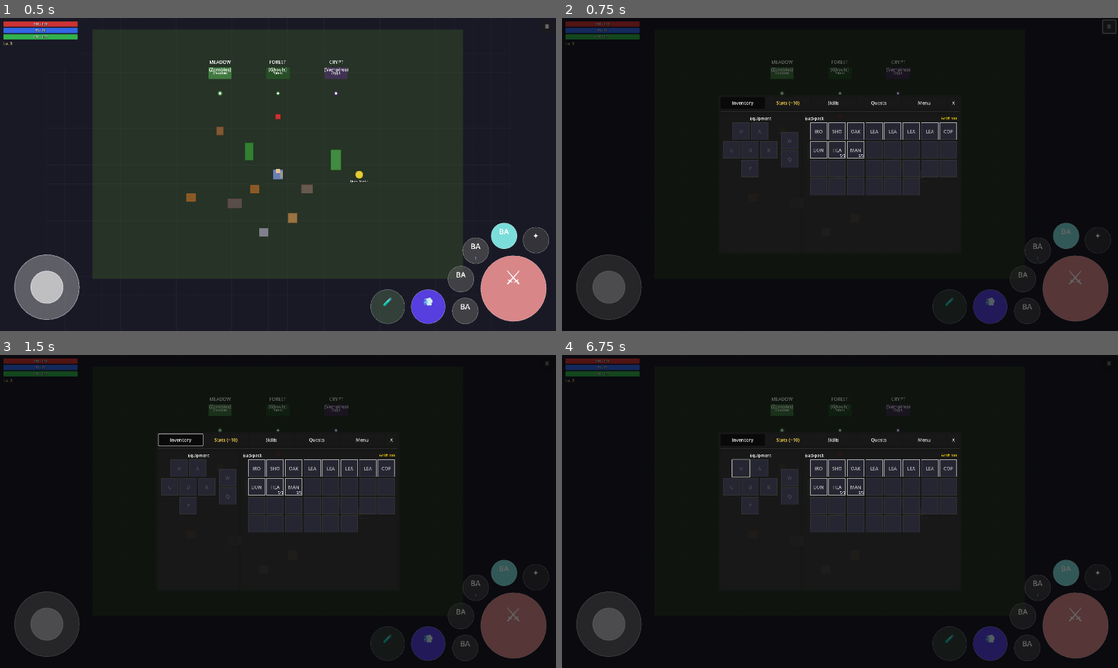
Above: before the commit, frames 1-4 (two rows, left to right).
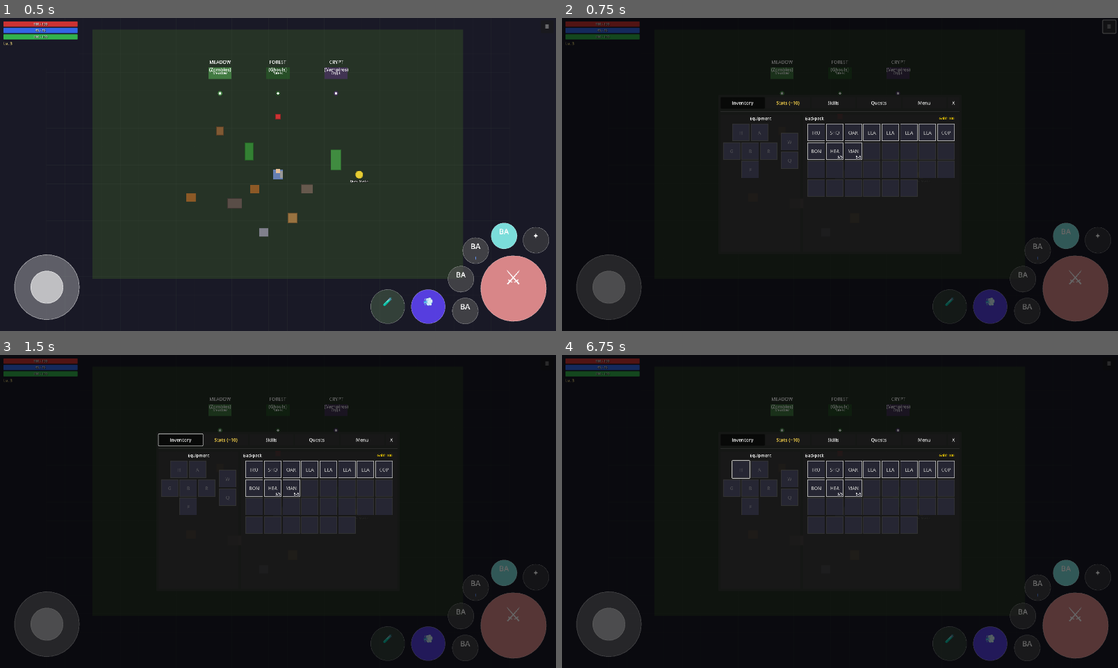
Above: after the commit, the same moments.

Repository: MatousHruska/MobileTestia
Game: Godot game, scene res://scenes/world/test_zone.tscn
Same seed, same stepped clock (60 frames per second), same inputs: the game is played once before the commit and once after it.
Inputs:
- Up to frame 1 (0.5 s): no input
- Up to frame 2 (0.75 s): click "☰" at 0.5 s
- Up to frame 3 (1.5 s): click "Inventory" at 1.25 s
- Up to frame 4 (6.75 s): click "Stats (+10)" at 2 s; click "Skills" at 2.75 s; click "Quests" at 3.5 s; click "Active" at 4.25 s; click "Completed" at 5 s; click "Inventory" at 5.75 s; click "H" at 6.5 s

Frame 1 is identical in both runs. In frame 2, 2.0% of the frame differs, in the area x 29-72%, y 31-58%; in frame 3, 2.0%; in frame 4, 2.0%.

Commit message:
Improve inventory spacing: larger right padding and header gaps
- Backpack right margin: 8px -> 16px
- Equipment/Backpack header separation: 4px -> 8px

Diff:
--- a/scripts/ui/inventory/inventory_panel.gd
+++ b/scripts/ui/inventory/inventory_panel.gd
@@ -109,7 +109,7 @@
 
 	var equip_vbox := VBoxContainer.new()
 	equip_vbox.name = "EquipmentVBox"
-	equip_vbox.add_theme_constant_override("separation", 4)
+	equip_vbox.add_theme_constant_override("separation", 8)  # Space after header
 	margin.add_child(equip_vbox)
 
 	# Header
@@ -171,18 +171,18 @@
 	backpack_panel.size_flags_vertical = SIZE_EXPAND_FILL
 	parent.add_child(backpack_panel)
 
-	# Inner margin for padding
+	# Inner margin for padding (larger right margin for visual balance)
 	var margin := MarginContainer.new()
 	margin.name = "BackpackMargin"
 	margin.add_theme_constant_override("margin_left", 8)
-	margin.add_theme_constant_override("margin_right", 8)
+	margin.add_theme_constant_override("margin_right", 16)
 	margin.add_theme_constant_override("margin_top", 4)
 	margin.add_theme_constant_override("margin_bottom", 8)
 	backpack_panel.add_child(margin)
 
 	var backpack_vbox := VBoxContainer.new()
 	backpack_vbox.name = "BackpackVBox"
-	backpack_vbox.add_theme_constant_override("separation", 4)
+	backpack_vbox.add_theme_constant_override("separation", 8)  # Space after header
 	margin.add_child(backpack_vbox)
 
 	# Header with gold
